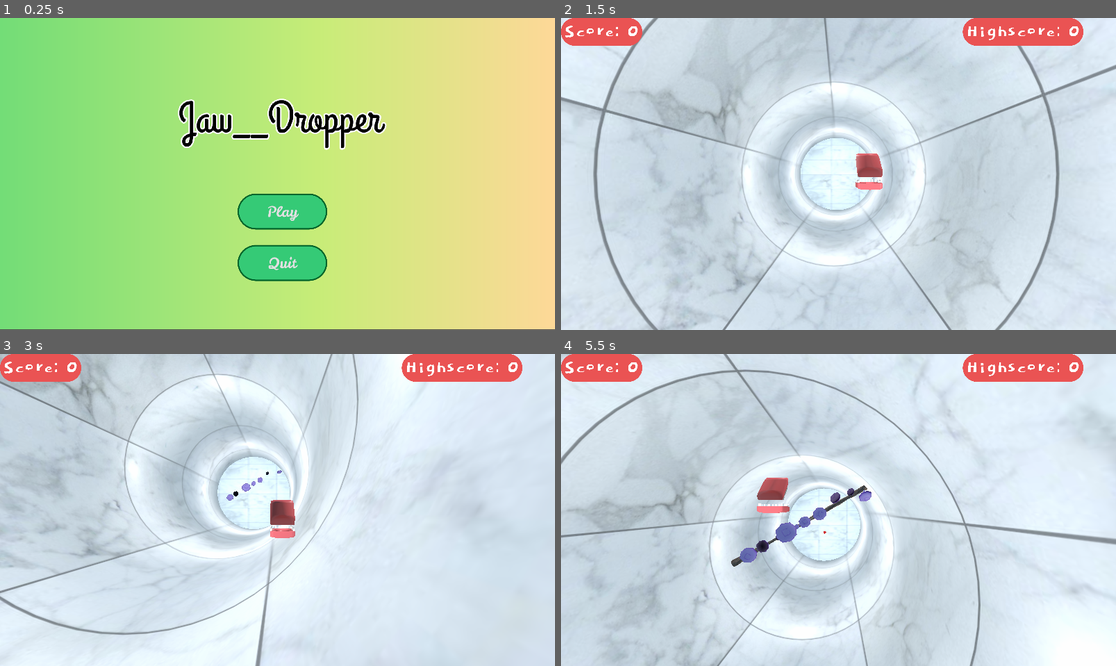
Above: before the commit, frames 1-4 (two rows, left to right).
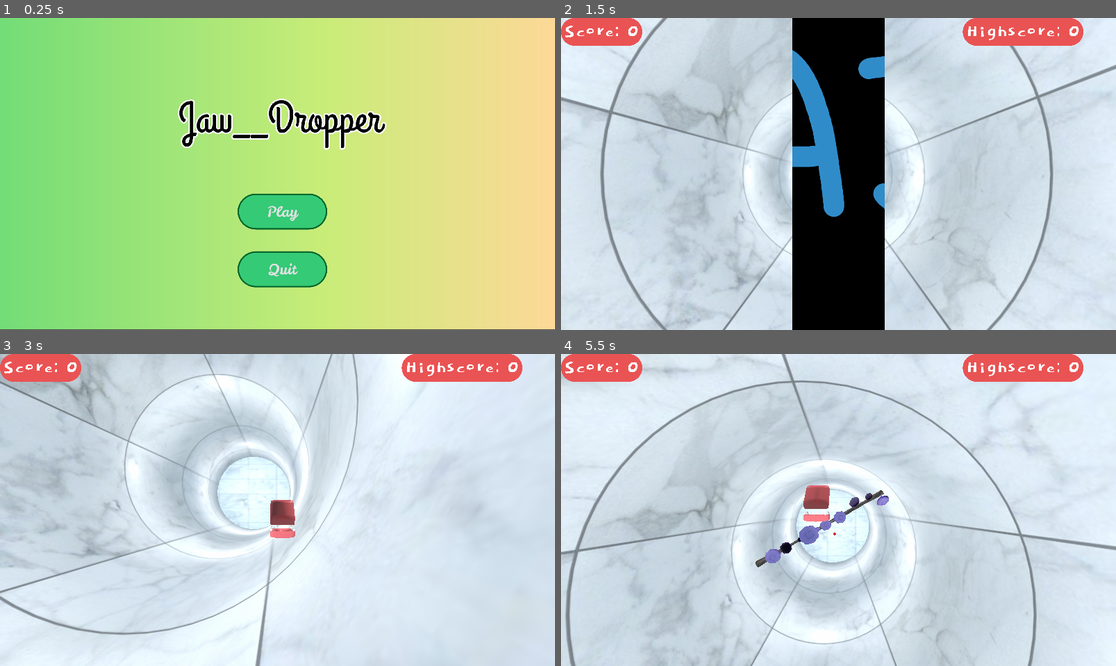
Above: after the commit, the same moments.

Repository: KajuKaVyapari/jaw__dropper
Game: Godot game, scene res://scenes/ui/main_menu.tscn
Two runs of this game, one before a commit and one after it. Both use one fixed random seed, a clock stepped at 60 frames per second and the inputs below.
Inputs (mouse positions are in pixels of both pictures, inside the frame that each line leads up to):
- Up to frame 1 (0.25 s): no input
- Up to frame 2 (1.5 s): click "Play" at 0.5 s; hold Right (ui_right) from 1.28 s (still down)
- Up to frame 3 (3 s): release Right (ui_right) at 2.03 s; hold Down (ui_down) 2.03-2.78 s; hold Right (ui_right) from 2.78 s (still down)
- Up to frame 4 (5.5 s): release Right (ui_right) at 3.53 s; hold Up (ui_up) 3.53-4.28 s; hold Left (ui_left) 4.28-5 s; tap Escape (ui_cancel) at 4.9 s; click (894, 588) at 5 s, where only the run after the commit has a clickable "Resume"

The runs differ from the first frame. In frame 1, 1.0% of the frame differs, in the area x 42-59%, y 72-87%; in frame 2, 20%; in frame 3, 0.1%; in frame 4, 21%, in the area x 0-100%, y 0-100%.

Commit message:
lot of work done
+ added small logo
+ added scene transitions
+ added pause_manager
+ added soundtrack
+ added pause hud

Diff:
--- a/project.godot
+++ b/project.godot
@@ -22,6 +22,8 @@
 [autoload]
 
 global="*res://scripts/global.gd"
+scene_changer="*res://scenes/scene_changer.tscn"
+soundtrack="*res://scenes/soundtrack.tscn"
 
 [display]
 
--- /dev/null
+++ b/scenes/scene_changer.tscn
@@ -0,0 +1,59 @@
+[gd_scene load_steps=4 format=2]
+
+[ext_resource path="res://textures/logo-pre1.png" type="Texture" id=1]
+[ext_resource path="res://scripts/scene_changer.gd" type="Script" id=2]
+
+[sub_resource type="Animation" id=1]
+resource_name = "scene_change"
+length = 0.5
+tracks/0/type = "value"
+tracks/0/path = NodePath("anim/anim_texture:rect_size")
+tracks/0/interp = 1
+tracks/0/loop_wrap = true
+tracks/0/imported = false
+tracks/0/enabled = true
+tracks/0/keys = {
+"times": PoolRealArray( 0, 0.5 ),
+"transitions": PoolRealArray( 1, 1 ),
+"update": 0,
+"values": [ Vector2( 0, 1080 ), Vector2( 1920, 1080 ) ]
+}
+tracks/1/type = "value"
+tracks/1/path = NodePath("anim/anim_texture:rect_position")
+tracks/1/interp = 1
+tracks/1/loop_wrap = true
+tracks/1/imported = false
+tracks/1/enabled = true
+tracks/1/keys = {
+"times": PoolRealArray( 0, 0.5 ),
+"transitions": PoolRealArray( 1, 1 ),
+"update": 0,
+"values": [ Vector2( 960, 0 ), Vector2( 0, 0 ) ]
+}
+
+[node name="scene_changer" type="CanvasLayer"]
+script = ExtResource( 2 )
+
+[node name="anim" type="Control" parent="."]
+anchor_right = 1.0
+anchor_bottom = 1.0
+mouse_filter = 2
+__meta__ = {
+"_edit_use_anchors_": false
+}
+
+[node name="anim_texture" type="TextureRect" parent="anim"]
+modulate = Color( 0.192157, 0.552941, 0.792157, 1 )
+anchor_right = 1.0
+anchor_bottom = 1.0
+margin_left = 960.0
+margin_right = -960.0
+texture = ExtResource( 1 )
+expand = true
+stretch_mode = 7
+__meta__ = {
+"_edit_use_anchors_": false
+}
+
+[node name="animator" type="AnimationPlayer" parent="."]
+anims/scene_change = SubResource( 1 )
--- /dev/null
+++ b/scenes/soundtrack.tscn
@@ -0,0 +1,9 @@
+[gd_scene load_steps=2 format=2]
+
+[ext_resource path="res://sound/soundtrack.wav" type="AudioStream" id=1]
+
+[node name="soundtrack" type="AudioStreamPlayer"]
+pause_mode = 2
+stream = ExtResource( 1 )
+volume_db = -10.0
+autoplay = true
--- a/scenes/ui/lose_screen.tscn
+++ b/scenes/ui/lose_screen.tscn
@@ -71,6 +71,14 @@
 
 [node name="quit_button" parent="." instance=ExtResource( 6 )]
 margin_left = 800.935
-margin_top = 786.0
+margin_top = 908.0
 margin_right = 1110.94
-margin_bottom = 910.0
+margin_bottom = 1032.0
+
+[node name="base_button2" parent="." instance=ExtResource( 5 )]
+margin_left = 800.0
+margin_top = 758.0
+margin_right = -810.0
+margin_bottom = -198.0
+text = "Main Menu"
+scene = "res://scenes/ui/main_menu.tscn"
--- a/scenes/ui/main_menu.tscn
+++ b/scenes/ui/main_menu.tscn
@@ -34,6 +34,6 @@
 
 [node name="quit_button" parent="." instance=ExtResource( 3 )]
 margin_left = 822.0
-margin_top = 786.0
+margin_top = 808.0
 margin_right = 1132.0
-margin_bottom = 910.0
+margin_bottom = 932.0
--- /dev/null
+++ b/scenes/ui/resume_button.gd
@@ -0,0 +1 @@
+extends Button
--- /dev/null
+++ b/scenes/ui/retry_button.gd
@@ -0,0 +1,6 @@
+extends Button
+
+
+func _on_retry_button_pressed() -> void:
+	get_parent().resume_game()
+	scene_changer.change_scene("res://scenes/world.tscn")
--- a/scenes/world.tscn
+++ b/scenes/world.tscn
@@ -1,13 +1,32 @@
-[gd_scene load_steps=9 format=2]
+[gd_scene load_steps=17 format=2]
 
 [ext_resource path="res://scenes/player.tscn" type="PackedScene" id=1]
 [ext_resource path="res://scenes/obstacle_spawner.tscn" type="PackedScene" id=2]
 [ext_resource path="res://scenes/coin_spawner.tscn" type="PackedScene" id=3]
-[ext_resource path="res://resources/fonts/score_hud.tres" type="DynamicFont" id=4]
+[ext_resource path="res://resources/fonts/Dokdo-Regular.ttf" type="DynamicFontData" id=4]
 [ext_resource path="res://resources/materials/brick.tres" type="Material" id=5]
 [ext_resource path="res://resources/score_hud.tres" type="StyleBox" id=6]
-
-[sub_resource type="CylinderMesh" id=1]
+[ext_resource path="res://scripts/pause_manager.gd" type="Script" id=7]
+[ext_resource path="res://resources/fonts/score_hud.tres" type="DynamicFont" id=8]
+[ext_resource path="res://scenes/ui/base_button.tscn" type="PackedScene" id=9]
+[ext_resource path="res://scenes/ui/resume_button.gd" type="Script" id=10]
+[ext_resource path="res://scenes/ui/quit_button.tscn" type="PackedScene" id=11]
+[ext_resource path="res://scenes/ui/retry_button.gd" type="Script" id=12]
+
+[sub_resource type="StyleBoxFlat" id=1]
+bg_color = Color( 0.941176, 0.890196, 0.623529, 1 )
+corner_radius_top_left = 250
+corner_radius_bottom_right = 250
+expand_margin_left = 50.0
+expand_margin_right = 50.0
+expand_margin_top = 50.0
+expand_margin_bottom = 50.0
+
+[sub_resource type="DynamicFont" id=2]
+size = 200
+font_data = ExtResource( 4 )
+
+[sub_resource type="CylinderMesh" id=3]
 material = ExtResource( 5 )
 flip_faces = true
 top_radius = 15.0
@@ -15,10 +34,60 @@
 height = 100.0
 rings = 1
 
-[sub_resource type="ConcavePolygonShape" id=2]
+[sub_resource type="ConcavePolygonShape" id=4]
 data = PoolVector3Array( 1.4703, 50, 14.9278, 0, 50, 15, 0, 0, 15, 1.4703, 0, 14.9278, 1.4703, 50, 14.9278, 0, 0, 15, 2 …(22850 unchanged characters)…
 
 [node name="world" type="Spatial"]
+
+[node name="pause_manager" type="Spatial" parent="."]
+pause_mode = 2
+script = ExtResource( 7 )
+
+[node name="pause_timer" type="Timer" parent="pause_manager"]
+one_shot = true
+
+[node name="pause_label" type="Label" parent="pause_manager"]
+margin_left = 623.795
+margin_top = 425.532
+margin_right = 1285.8
+margin_bottom = 626.532
+custom_styles/normal = SubResource( 1 )
+custom_fonts/font = SubResource( 2 )
+custom_colors/font_color = Color( 0, 0, 0, 1 )
+text = "PAUSED"
+__meta__ = {
+"_edit_use_anchors_": false
+}
+
+[node name="resume_button" parent="pause_manager" instance=ExtResource( 9 )]
+margin_left = 1000.0
+margin_top = 750.0
+margin_right = -610.0
+margin_bottom = -206.0
+text = "Resume"
+script = ExtResource( 10 )
+
+[node name="retry_button" parent="pause_manager" instance=ExtResource( 9 )]
+margin_left = 597.622
+margin_top = 752.378
+margin_right = -1012.38
+margin_bottom = -203.622
+text = "Restart"
+script = ExtResource( 12 )
+
+[node name="quit_button" parent="pause_manager" instance=ExtResource( 11 )]
+margin_left = 200.0
+margin_top = 750.0
+margin_right = 510.0
+margin_bottom = 874.0
+
+[node name="menu_button" parent="pause_manager" instance=ExtResource( 9 )]
+margin_left = 1400.0
+margin_top = 750.0
+margin_right = -210.0
+margin_bottom = -206.0
+text = "Main Menu"
+scene = "res://scenes/ui/main_menu.tscn"
 
 [node name="camera" type="InterpolatedCamera" parent="."]
 transform = Transform( 1, 0, 0, 0, -1.62921e-07, 1, 0, -1, -1.62921e-07, 0, 33.5989, 0 )
@@ -133,3 +202,6 @@
 [node name="light12" type="OmniLight" parent="."]
 transform = Transform( -4.37114e-08, 0, 1, 0, 1, 0, -1, 0, -4.37114e-08, -0.00611939, 25.0224, -14.071 )
 omni_range = 30.0
+[connection signal="timeout" from="pause_manager/pause_timer" to="pause_manager" method="_on_pause_timer_timeout"]
+[connection signal="pressed" from="pause_manager/resume_button" to="pause_manager" method="resume_game"]
+[connection signal="pressed" from="pause_manager/retry_button" to="pause_manager/retry_button" method="_on_retry_button_pressed"]
--- a/scripts/obstacle.gd
+++ b/scripts/obstacle.gd
@@ -27,4 +27,4 @@
 
 
 func lose_game():
-	get_tree().change_scene("res://scenes/ui/lose_screen.tscn")
+	scene_changer.change_scene("res://scenes/ui/lose_screen.tscn")
--- /dev/null
+++ b/scripts/pause_manager.gd
@@ -0,0 +1,44 @@
+extends Spatial
+
+onready var buttons = [
+	$resume_button,
+	$retry_button,
+	$quit_button,
+	$menu_button
+]
+
+var is_cooldown = false
+
+
+func _ready() -> void:
+	$pause_label.visible = false
+	for button in buttons:
+		button.visible = false
+		button.disabled = true
+
+
+func _physics_process(_delta: float) -> void:
+	if get_parent().get_node("player").state == "wait" and Input.is_action_just_pressed("ui_cancel"):
+		resume_game()
+
+
+func pause_game():
+	if not is_cooldown:
+		get_parent().get_node("player").state = "wait"
+		get_tree().paused = true
+		$pause_label.visible = true
+		for button in buttons:
+			button.visible = true
+			button.disabled = false
+
+
+func resume_game():
+	get_parent().get_node("player").state = "move"
+	get_tree().paused = false
+	is_cooldown = true
+	_ready()
+	$pause_timer.start()
+
+
+func _on_pause_timer_timeout() -> void:
+	is_cooldown = false
--- a/scripts/player.gd
+++ b/scripts/player.gd
@@ -30,12 +30,8 @@
 		if Input.is_action_pressed("ui_left"):
 			direction += Vector3.LEFT
 		if Input.is_action_just_pressed("ui_cancel"):
-			pause_game()
+			get_parent().get_node("pause_manager").pause_game()
 		direction = direction.normalized()
 
 		velocity = velocity.linear_interpolate(direction * speed, acceleration)
 		velocity = move_and_slide(velocity * delta)
-
-
-func pause_game():
-	get_tree().paused = true
--- /dev/null
+++ b/scripts/scene_changer.gd
@@ -0,0 +1,14 @@
+extends CanvasLayer
+
+
+onready var animator = $animator
+
+
+func change_scene(path, delay=0):
+
+	yield(get_tree().create_timer(delay), "timeout")
+	animator.play("scene_change")
+	yield(animator, "animation_finished")
+	var _error = get_tree().change_scene(path)
+	animator.play_backwards("scene_change")
+	yield(animator, "animation_finished")
--- a/scripts/ui/base_button.gd
+++ b/scripts/ui/base_button.gd
@@ -5,4 +5,4 @@
 
 
 func _on_base_button_pressed() -> void:
-	get_tree().change_scene(scene)
+	scene_changer.change_scene(scene)
Not shown: 3 places in scenes/world.tscn that only renumber resources
Not shown, added: sound/soundtrack.wav.import
Binary file added: textures/logo-pre1.png
Not shown, added: textures/logo-pre1.png.import
Not shown, added: sound/soundtrack.wav
